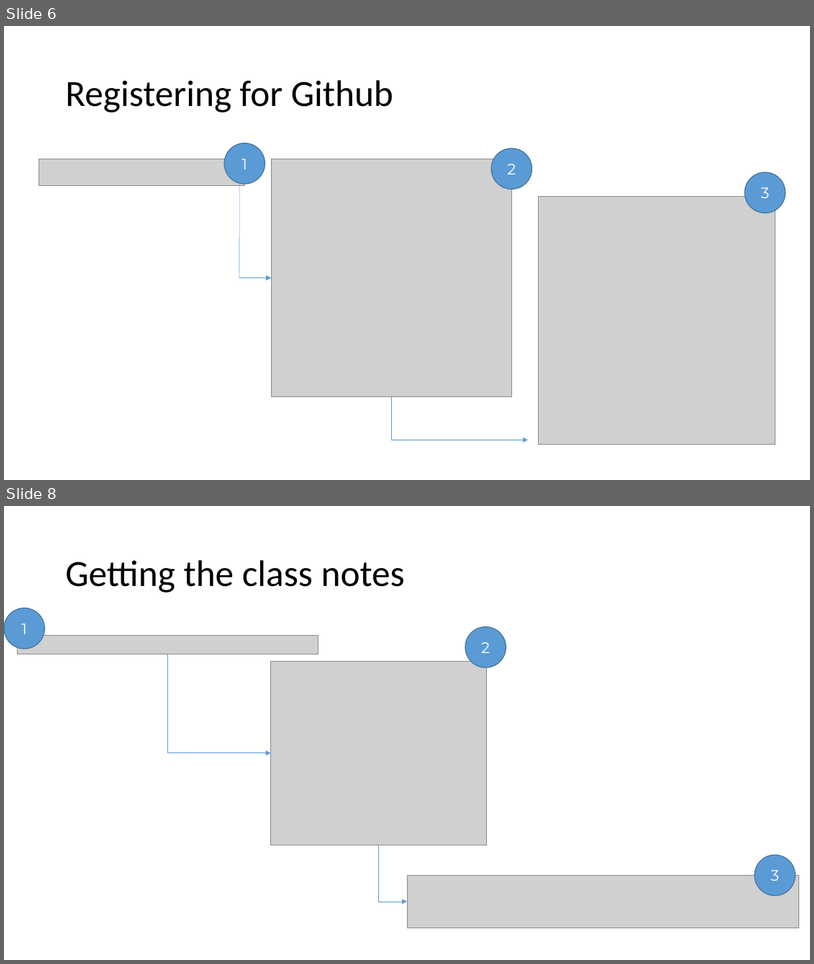
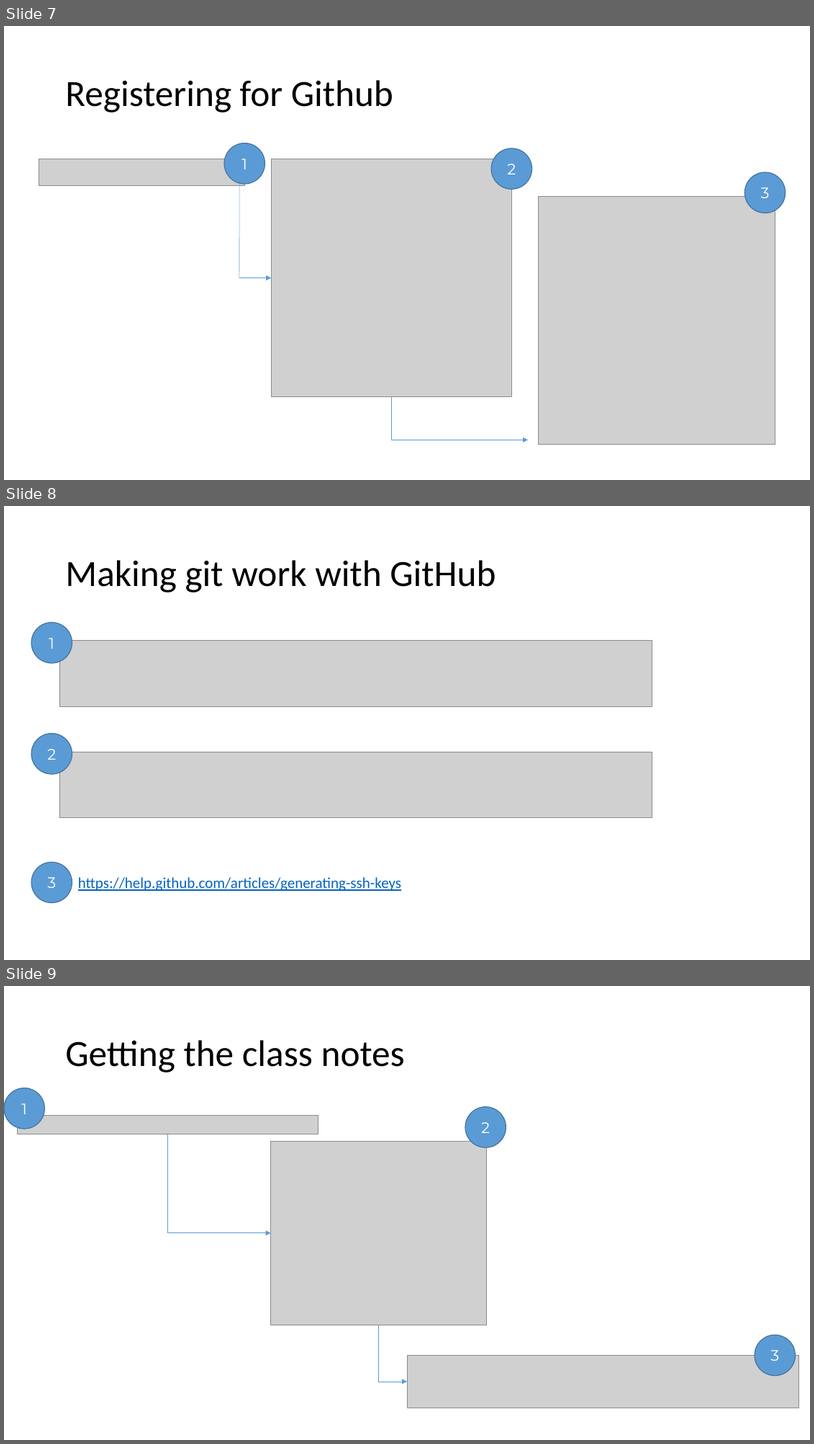
Before and after one commit to shabbir-hussain/ecse321tutorials, a slide deck: 01-githubTutorial1.pptx. Shown one above the other, each under a label of ours: slides 6 and 8 before the commit, slides 7, 8 and 9 after it; the slides between them are not shown. The pictures are 814x964 and 814x1444 pixels, drawn with LibreOffice and Linux fonts; fonts in the diff are those of the drawing; grey boxes stand for pictures. Boxes give left, top, right and bottom in pixels: in the first picture for what was removed or moved away, otherwise in the second. Text is boxed around its words. In the diff, an @@ line names an element or a change of style, - is before the commit and + after.

```diff
--- a/01-githubTutorial1.pptx
+++ b/01-githubTutorial1.pptx
@@ slide 8 added at <box>4,506,810,960</box>, background #FFFFFF @@
@@ title added at <box>65,560,496,592</box>, 44 pt, text #000000 @@
+Making git work with GitHub
@@ ellipse added at <box>31,622,72,663</box>, fill #5B9BD5, outline #43739E 1 pt, 18 pt, text #FFFFFF @@
+1
@@ picture added at <box>59,641,653,706</box> @@
@@ ellipse added at <box>31,734,72,774</box>, fill #5B9BD5, outline #43739E 1 pt, 18 pt, text #FFFFFF @@
+2
@@ picture added at <box>59,752,653,818</box> @@
@@ ellipse added at <box>31,862,72,902</box>, fill #5B9BD5, outline #43739E 1 pt, 18 pt, text #FFFFFF @@
+3
@@ text added at <box>78,877,401,890</box>, 18 pt, text #0563C1, underline @@
+https://help.github.com/articles/generating-ssh-keys
@@ what was slide 6 is now slide 7 @@
@@ what was slide 8 is now slide 9 @@
```
Also in this commit, not shown: 6 slides changed, 4 other slides added, 2 slides removed.
